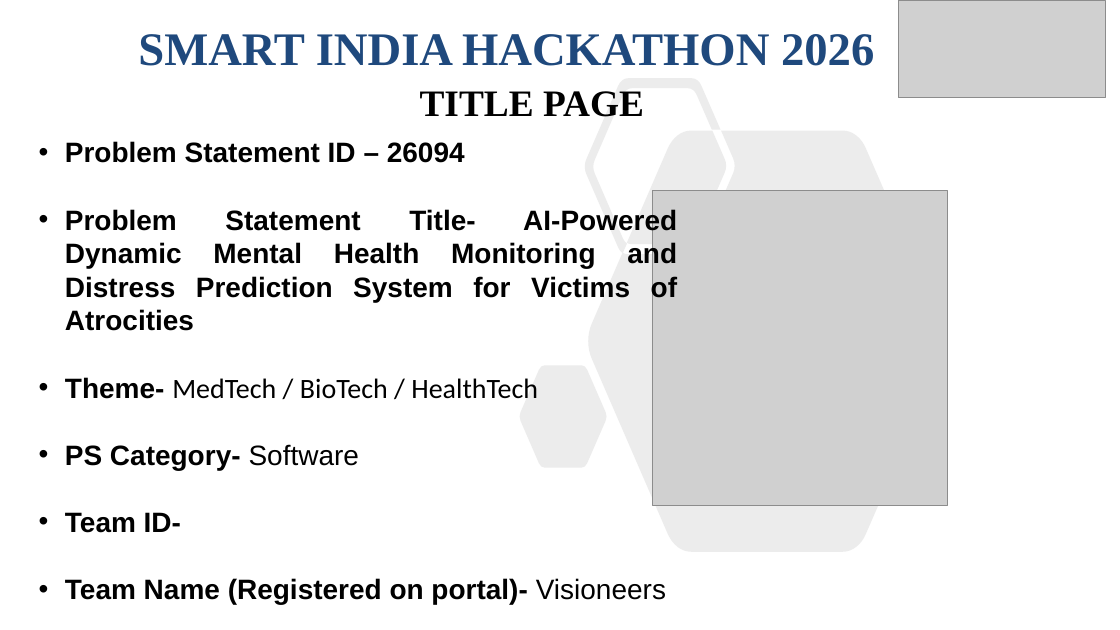
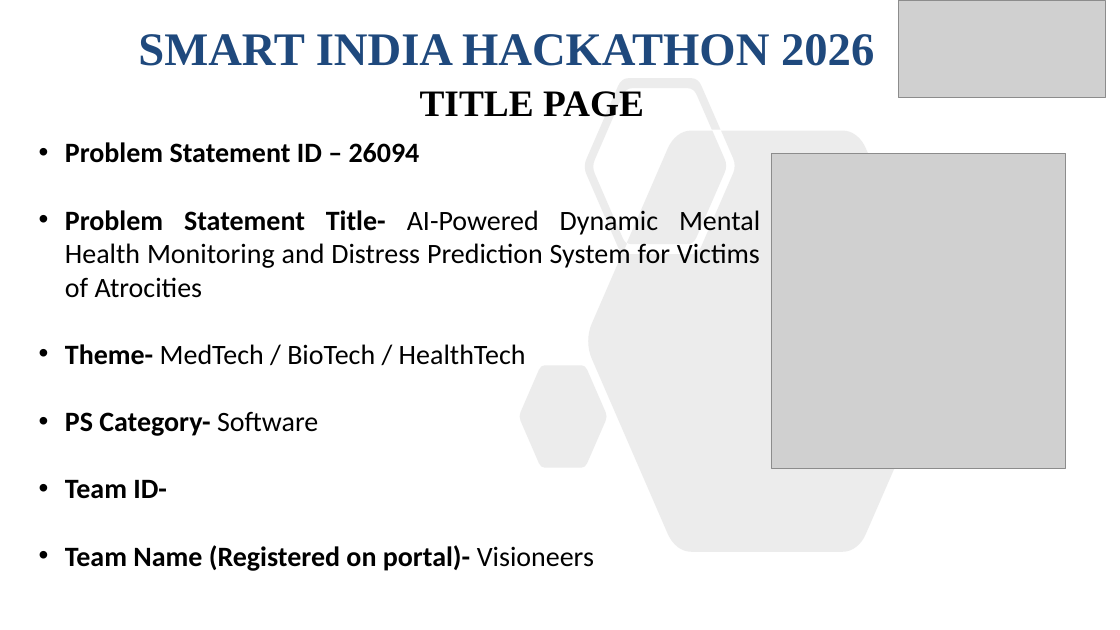
Before and after one commit to kartikaborse/ManoRakshak, a slide deck: slide 1 of Visioneers-SIH-2026.pptx. Drawn at 1120x630 pixels with LibreOffice and Linux fonts; fonts in the diff are those of the drawing; grey boxes stand for pictures. Boxes give left, top, right and bottom in pixels: in the first picture for what was removed or moved away, otherwise in the second. Text is boxed around its words. In the diff, an @@ line names an element or a change of style, - is before the commit and + after.

```diff
--- a/Visioneers-SIH-2026.pptx
+++ b/Visioneers-SIH-2026.pptx
@@ text "Problem Statement ID – 26094" at box(65, 142, 760, 571): font Arial to Calibri in "Problem Statement ID – 26094", "Problem Statement Title- AI-Powered Dynamic Mental Health ...", "Theme-", "PS Category- Software" and 2 more places; bold off in "AI-Powered Dynamic Mental Health Monitoring and Distress ..." @@
@@ picture: place and size @@
-picture at box(653, 191, 947, 506)
+picture at box(771, 154, 1065, 469)
```
Also in this commit, not shown: 3 other slides changed, 3 other files.
